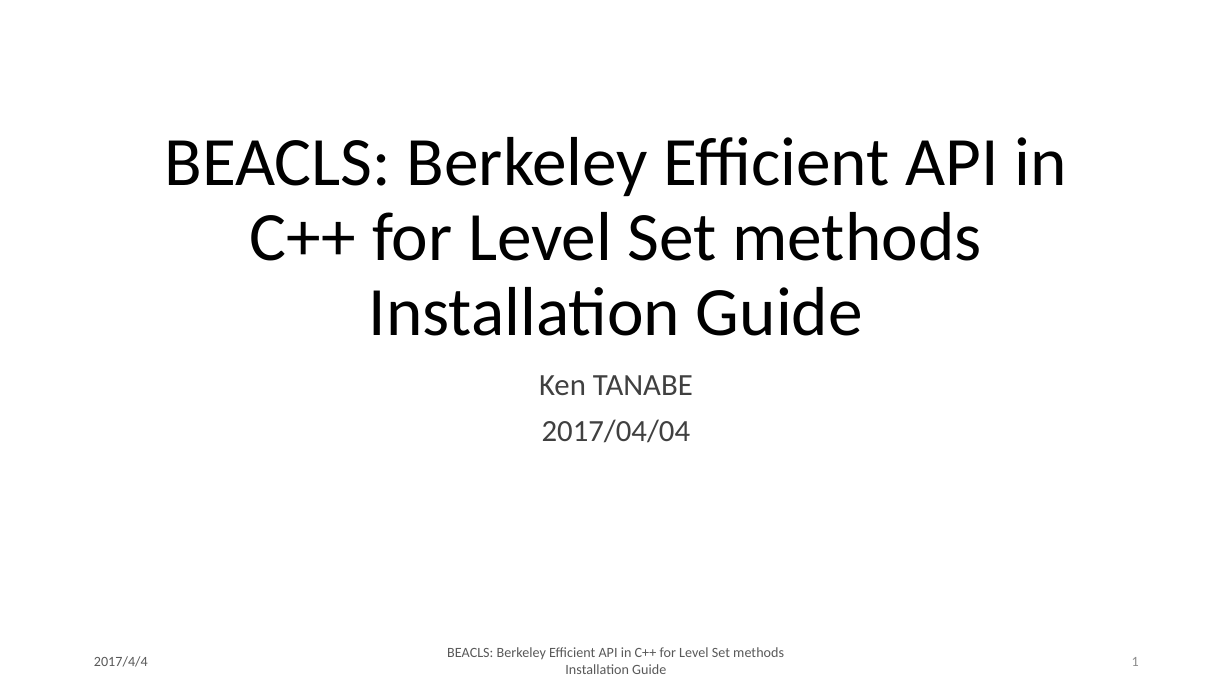
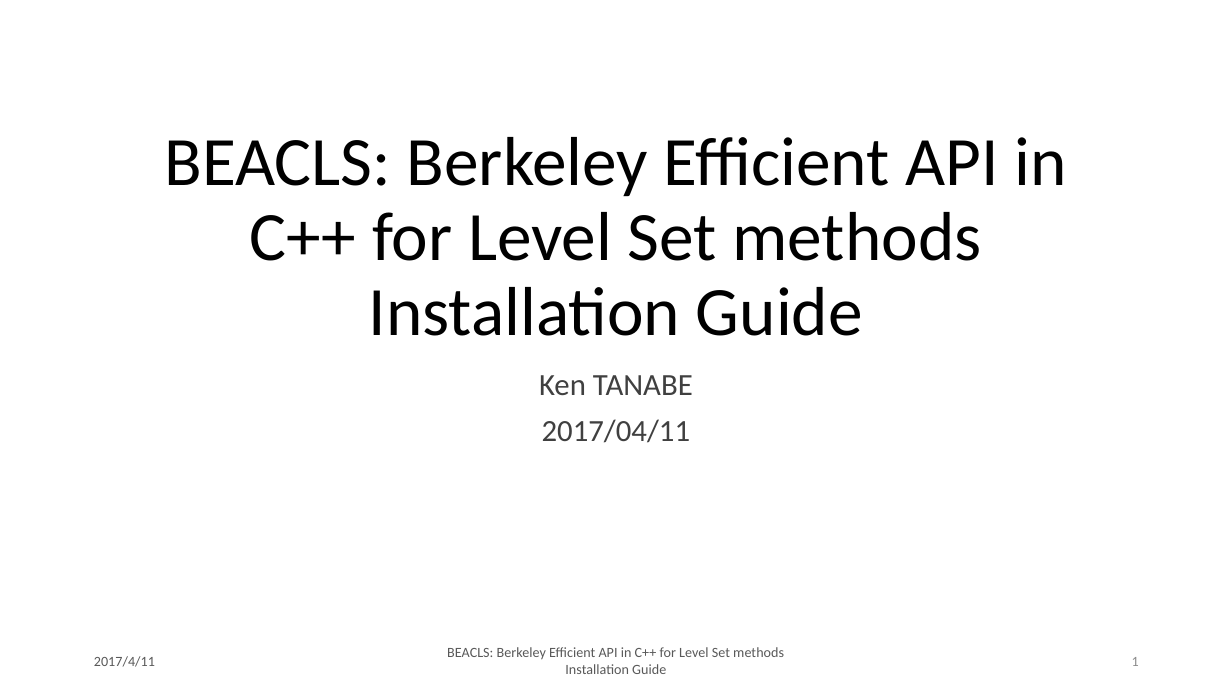
Before and after one commit to HJReachability/beacls, a slide deck: slide 1 of docs/slides/master/BEACLS_Installation_Guide.pptx. Drawn at 1232x693 pixels with LibreOffice and Linux fonts; fonts in the diff are those of the drawing. Boxes give left, top, right and bottom in pixels: in the first picture for what was removed or moved away, otherwise in the second. Text is boxed around its words. In the diff, an @@ line names an element or a change of style, - is before the commit and + after.

Commit message:
- Added installation guide for Bash on Ubuntu on Windows.

```diff
--- a/docs/slides/master/BEACLS_Installation_Guide.pptx
+++ b/docs/slides/master/BEACLS_Installation_Guide.pptx
@@ subtitle at bbox=[542, 419, 691, 443]: text changed @@
-2017/04/04
+2017/04/11
@@ text at bbox=[94, 656, 155, 667]: text changed @@
-2017/4/4
+2017/4/11
```
Also in this commit, not shown: 23 other slides changed, 4 slides added, 1 other file.
